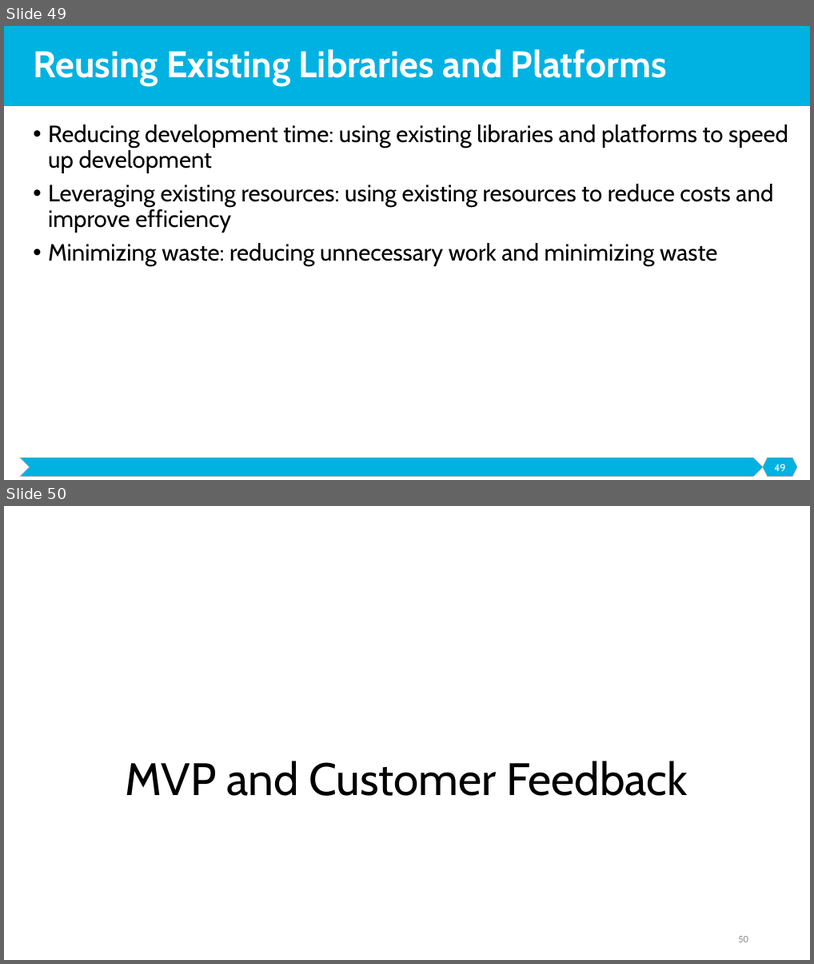
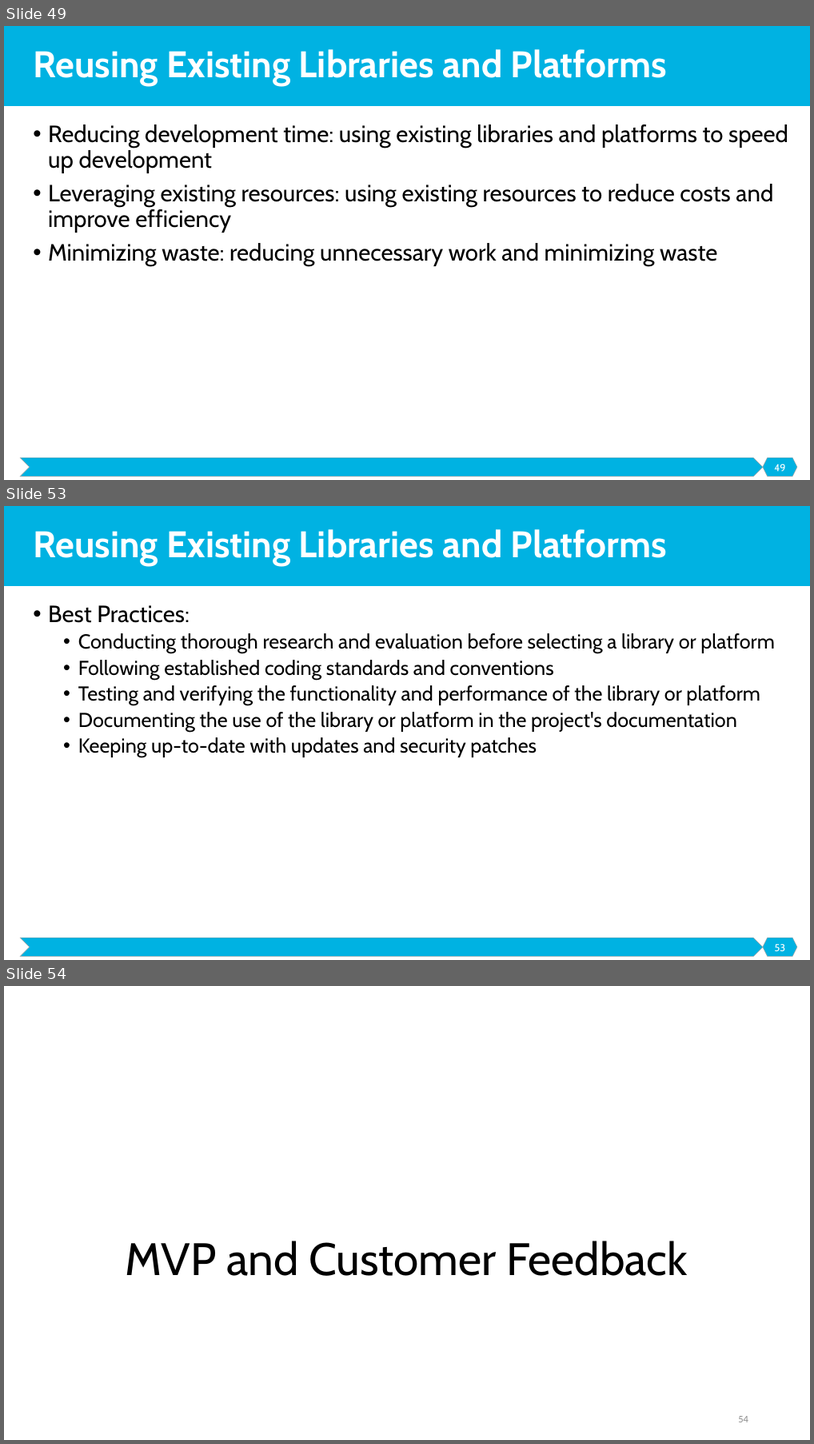
Before and after one commit to malenezi/malenezi, a slide deck: SE495/Lectures/4-Development and Prototyping/Development and Prototyping.pptx. Shown one above the other, each under a label of ours: slides 49 and 50 before the commit, slides 49, 53 and 54 after it; the slides between them are not shown. The pictures are 814x964 and 814x1444 pixels, drawn with LibreOffice and Linux fonts; fonts in the diff are those of the drawing. Boxes give left, top, right and bottom in pixels: in the first picture for what was removed or moved away, otherwise in the second. Text is boxed around its words. In the diff, an @@ line names an element or a change of style, - is before the commit and + after.

```diff
--- a/SE495/Lectures/4-Development and Prototyping/Development and Prototyping.pptx
+++ b/SE495/Lectures/4-Development and Prototyping/Development and Prototyping.pptx
@@ slide 53 added at [4,506,810,960], background #FFFFFF; not listed: 3 template elements that a slide beside it also shows @@
@@ title added at [33,529,667,566], 44 pt, text #FFFFFF, bold @@
+Reusing Existing Libraries and Platforms
@@ text added at [48,605,774,757], 24 pt, text #000000 @@
+• Best Practices:
+  • Conducting thorough research and evaluation before selecting a library or platform
+  • Following established coding standards and conventions
+  • Testing and verifying the functionality and performance of the library or platform
+  • Documenting the use of the library or platform in the project's documentation
+  • Keeping up-to-date with updates and security patches
@@ page number added at [775,944,786,951], 12 pt, text #FFFFFF @@
+53
@@ what was slide 50 is now slide 54 @@
@@ page number at [738,1416,749,1422]: text changed @@
-50
+54
```
Also in this commit, not shown: 2 slides changed, 3 other slides added, 3 other files.
